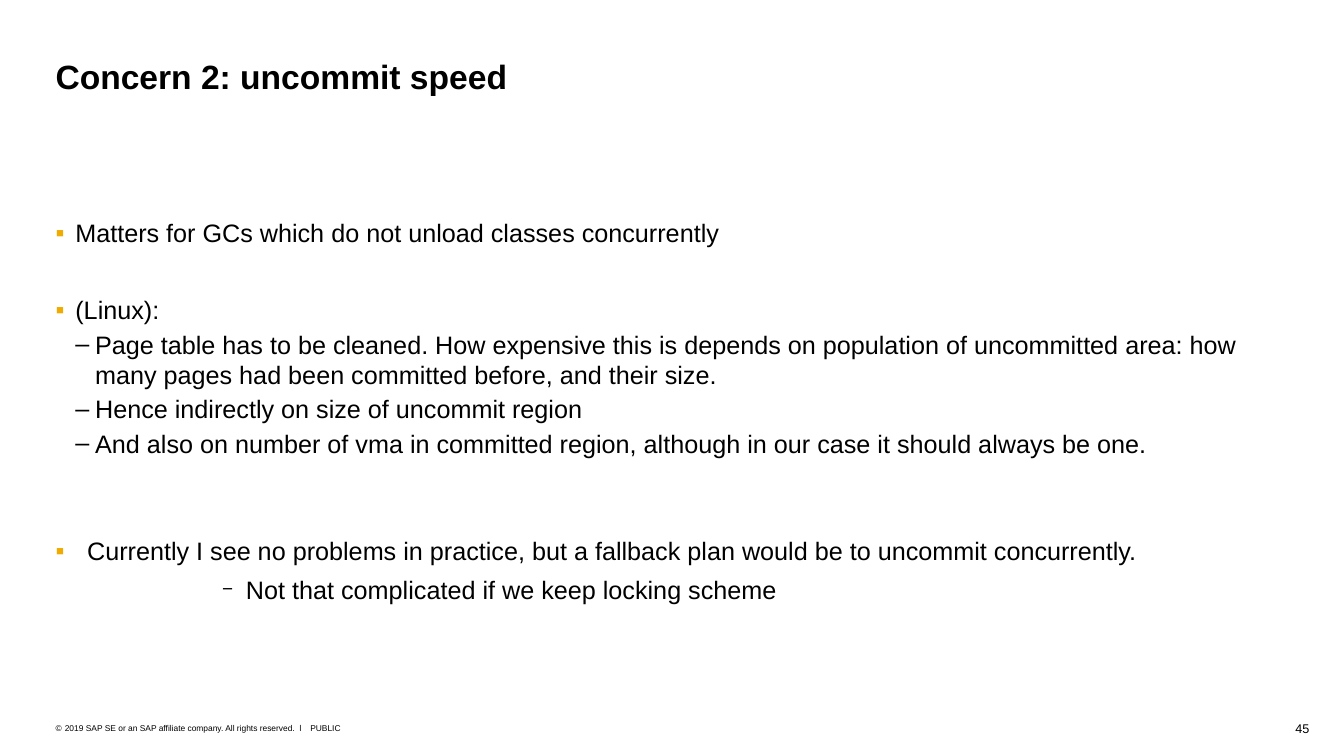
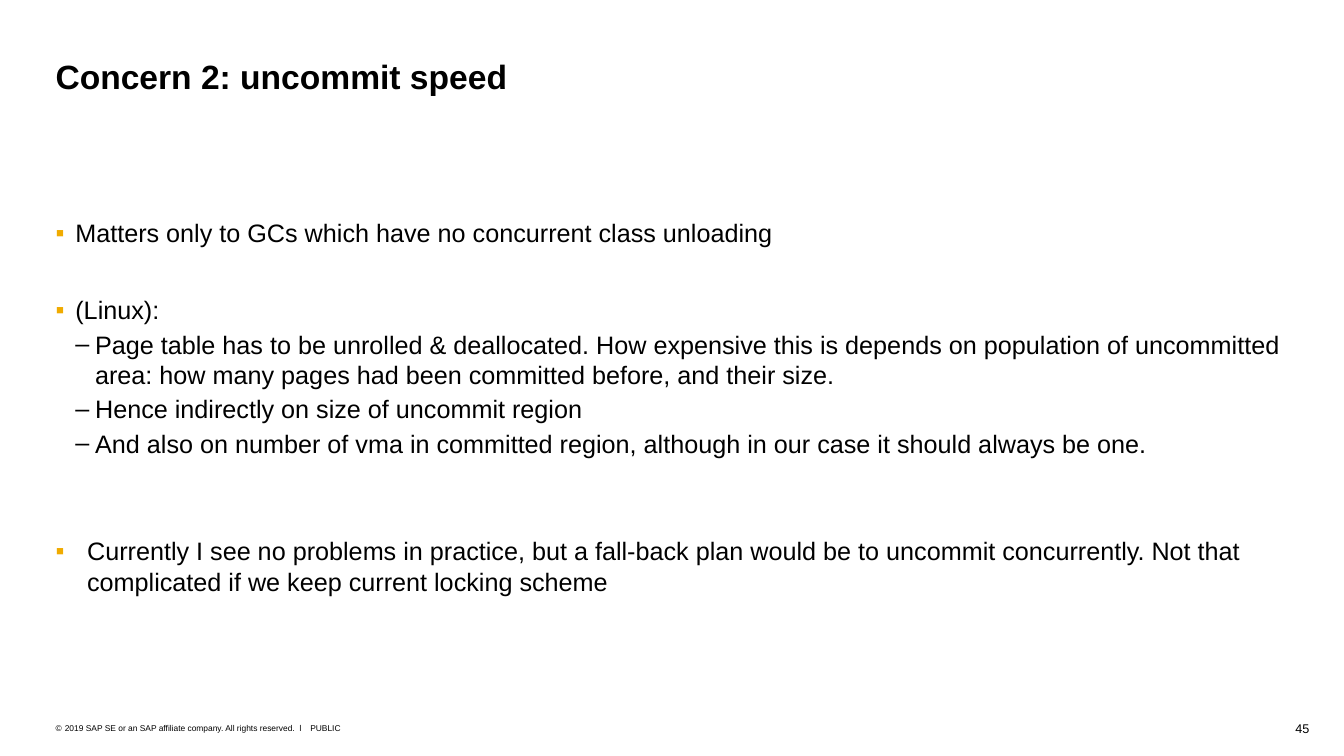
Before and after one commit to tstuefe/JEP387, a slide deck: slide 45 of pres/elastic-metaspace.odp. Drawn at 1344x756 pixels with LibreOffice and Linux fonts; fonts in the diff are those of the drawing. Boxes give left, top, right and bottom in pixels: in the first picture for what was removed or moved away, otherwise in the second. Text is boxed around its words. In the diff, an @@ line names an element or a change of style, - is before the commit and + after.

```diff
--- a/pres/elastic-metaspace.odp
+++ b/pres/elastic-metaspace.odp
@@ text at (x1=75, y1=223, x2=772, y2=248): text changed @@
-  ▪ Matters for GCs which do not unload classes concurrently
+  ▪ Matters only to GCs which have no concurrent class unloading
@@ text at (x1=95, y1=335, x2=1279, y2=390): text changed @@
-    – Page table has to be cleaned. How expensive this is depends on population of uncommitted area: how many pages had been committed before, and their size.
+    – Page table has to be unrolled & deallocated. How expensive this is depends on population of uncommitted area: how many pages had been committed before, and their size.
@@ text at (x1=87, y1=541, x2=1240, y2=596): text changed @@
-  ▪ Currently I see no problems in practice, but a fallback plan would be to uncommit concurrently.
-      − Not that complicated if we keep locking scheme
+  ▪ Currently I see no problems in practice, but a fall-back plan would be to uncommit concurrently. Not that complicated if we keep current locking scheme
```
Also in this commit, not shown: 28 other slides changed, 1 slide added, 1 slide removed, 1 other file.
